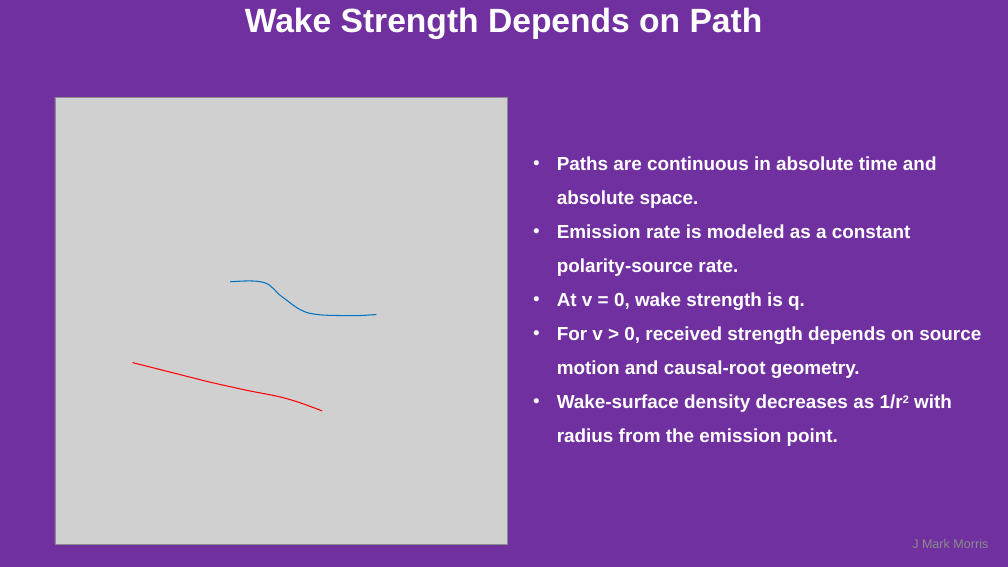
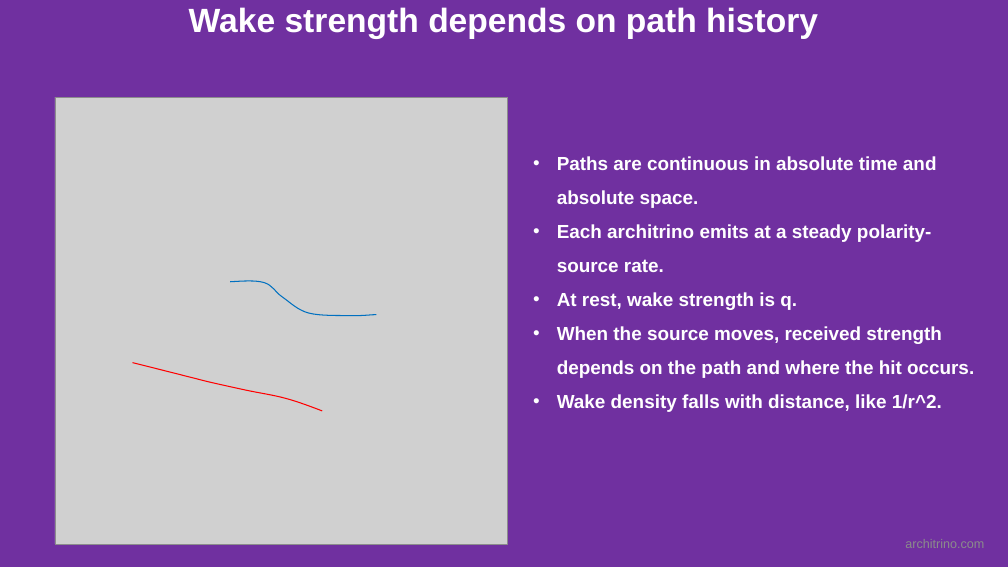
Before and after one commit to jmarkmorris/architrino, a slide deck: slide 8 of reference/archie/presentations/NPQG Fundamentals - Paths.pptx. Drawn at 1008x567 pixels with LibreOffice and Linux fonts; fonts in the diff are those of the drawing; grey boxes stand for pictures. Boxes give left, top, right and bottom in pixels: in the first picture for what was removed or moved away, otherwise in the second. Text is boxed around its words. In the diff, an @@ line names an element or a change of style, - is before the commit and + after.

```diff
--- a/reference/archie/presentations/NPQG Fundamentals - Paths.pptx
+++ b/reference/archie/presentations/NPQG Fundamentals - Paths.pptx
@@ text at bbox=[189, 7, 818, 39]: text changed @@
-Wake Strength Depends on Path
+Wake strength depends on path history
@@ text at bbox=[557, 224, 974, 412]: text changed @@
-• Emission rate is modeled as a constant polarity-source rate.
-• At v = 0, wake strength is q.
-• For v > 0, received strength depends on source motion and causal-root geometry.
-• Wake-surface density decreases as 1/r2 with radius from the emission point.
+• Each architrino emits at a steady polarity-source rate.
+• At rest, wake strength is q.
+• When the source moves, received strength depends on the path and where the hit occurs.
+• Wake density falls with distance, like 1/r^2.
@@ text at bbox=[905, 539, 984, 548]: text changed @@
-J Mark Morris
+architrino.com
```
Also in this commit, not shown: 12 other slides changed, 35 other files.
